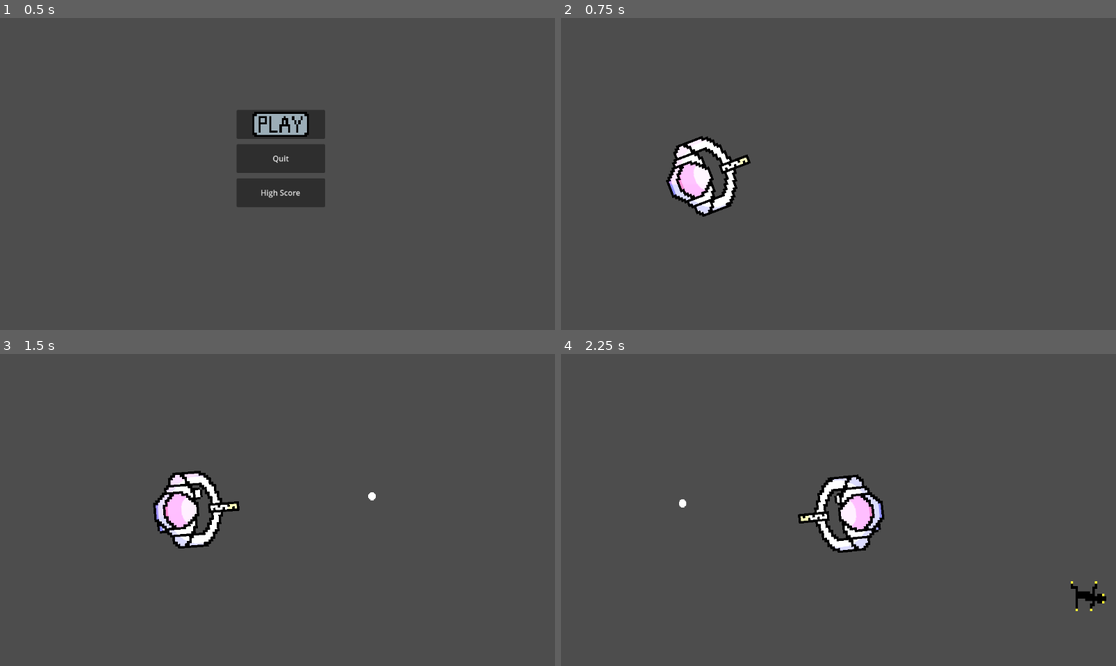
Above: before the commit, frames 1-4 (two rows, left to right).
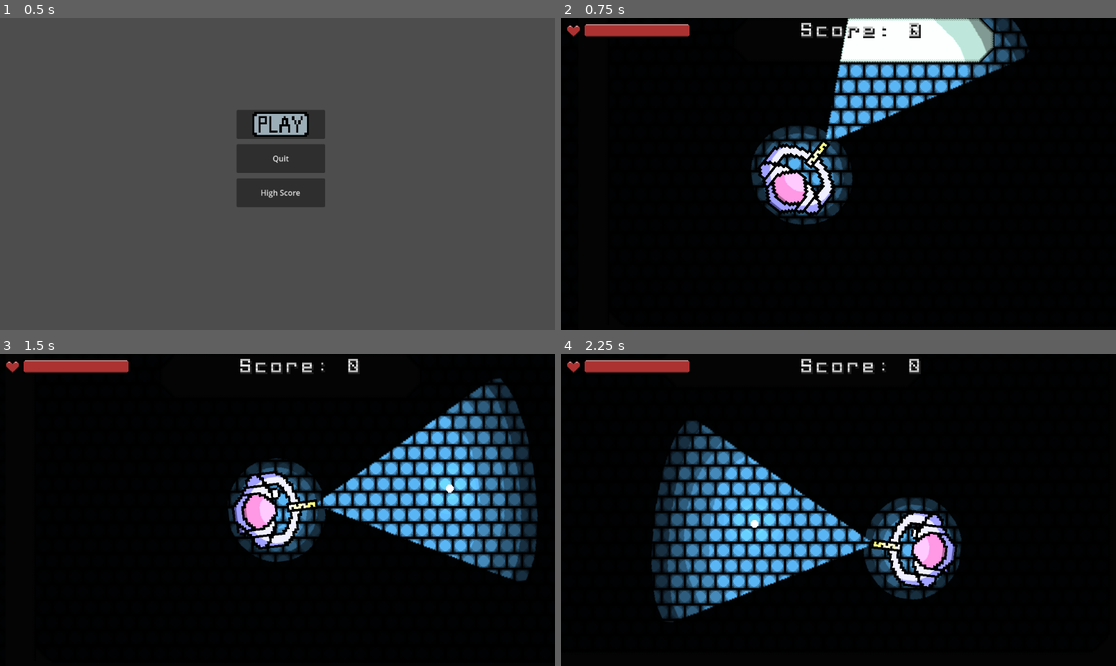
Above: after the commit, the same moments.

Repository: AnthonyDeSantiago/SPACE
Game: Godot game, scene res://Scenes/Main_Menu.tscn
Two runs of this game, one before a commit and one after it. Both use one fixed random seed, a clock stepped at 60 frames per second and the inputs below.
Inputs (mouse positions are in pixels of both pictures, inside the frame that each line leads up to):
- Up to frame 1 (0.5 s): no input
- Up to frame 2 (0.75 s): click (844, 124) at 0.5 s
- Up to frame 3 (1.5 s): tap Enter at 1.25 s; move the mouse to (399, 494) at 1.27 s; press the mouse at (399, 494) at 1.28 s; hold D (right) from 1.28 s (still down)
- Up to frame 4 (2.25 s): move the mouse to (727, 525) at 2.02 s; release D (right) at 2.03 s; release the mouse at (727, 525) at 2.03 s; hold S (down) from 2.03 s (still down); click (727, 525) at 2.1 s

Frame 1 is identical in both runs. In frame 2, 99% of the frame differs, in the area x 0-100%, y 0-100%; in frame 3, 99%; in frame 4, 99%.

Commit message:
Add back to main button to gm over screen

Diff:
--- a/Scenes/anthony_level.tscn
+++ b/Scenes/anthony_level.tscn
@@ -223,6 +223,23 @@
 text = "Play Again"
 label_settings = SubResource("LabelSettings_mfno5")
 
+[node name="Main_Menu_Button" type="TextureButton" parent="Game_Over_Screen/VBoxContainer"]
+layout_mode = 2
+size_flags_vertical = 3
+texture_normal = ExtResource("11_qmhb5")
+texture_pressed = ExtResource("12_ucsna")
+texture_hover = ExtResource("12_oei43")
+stretch_mode = 0
+
+[node name="Label" type="Label" parent="Game_Over_Screen/VBoxContainer/Main_Menu_Button"]
+layout_mode = 0
+offset_left = 131.0
+offset_top = 35.0
+offset_right = 451.0
+offset_bottom = 67.0
+text = "Main Menu"
+label_settings = SubResource("LabelSettings_mfno5")
+
 [node name="Spawner2" parent="." instance=ExtResource("2_bqv8q")]
 position = Vector2(1103, 59)
 
@@ -230,3 +247,4 @@
 [connection signal="child_exiting_tree" from="." to="." method="_on_child_exiting_tree"]
 [connection signal="player_was_hurt" from="simple_char" to="." method="_on_simple_char_player_was_hurt"]
 [connection signal="pressed" from="Game_Over_Screen/VBoxContainer/Play_Again_Button" to="." method="_on_play_again_button_pressed"]
+[connection signal="pressed" from="Game_Over_Screen/VBoxContainer/Main_Menu_Button" to="." method="_on_main_menu_button_pressed"]
--- a/Scripts/Main_Menu.gd
+++ b/Scripts/Main_Menu.gd
@@ -8,4 +8,4 @@
 
 
 func _on_play_button_pressed():
-	get_tree().change_scene_to_file("res://Scenes/ad_test_level.tscn")
+	get_tree().change_scene_to_file("res://Scenes/anthony_level.tscn")
--- a/Scripts/level_script.gd
+++ b/Scripts/level_script.gd
@@ -25,10 +25,13 @@
 		get_tree().paused = true
 
 
-
-
-
 func _on_play_again_button_pressed():
 	print("Play again pressed")
 	get_tree().paused = false
 	get_tree().change_scene_to_file("res://Scenes/anthony_level.tscn")
+
+
+func _on_main_menu_button_pressed():
+	print("Main Menu pressed")
+	get_tree().paused = false
+	get_tree().change_scene_to_file("res://Scenes/Main_Menu.tscn")
